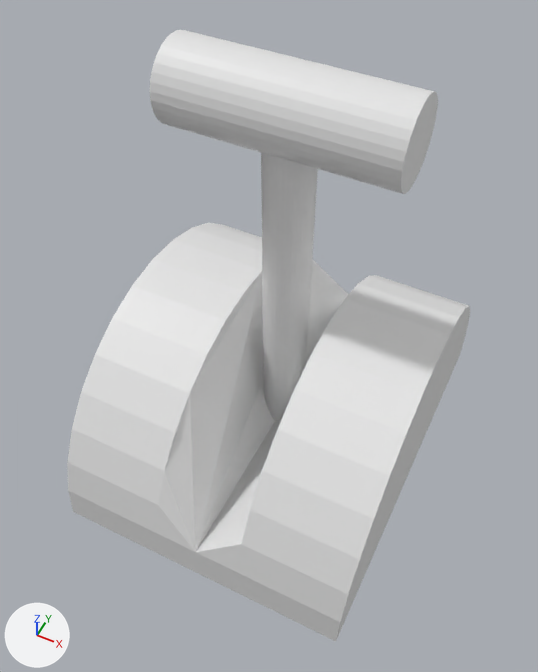
Two versions of the Blender file 3DLever.blend, one commit apart.
Rendered twice from a camera (50 mm lens) standing at (1.05, -2.29, 3.6) and looking at (0.0, -0.19, 0.98). Every picture has the same lights, and +X, +Y and +Z are marked at lower left.

In view in the first picture: 'LeverBase', 'LeverHandle', 'LeverNeck'.
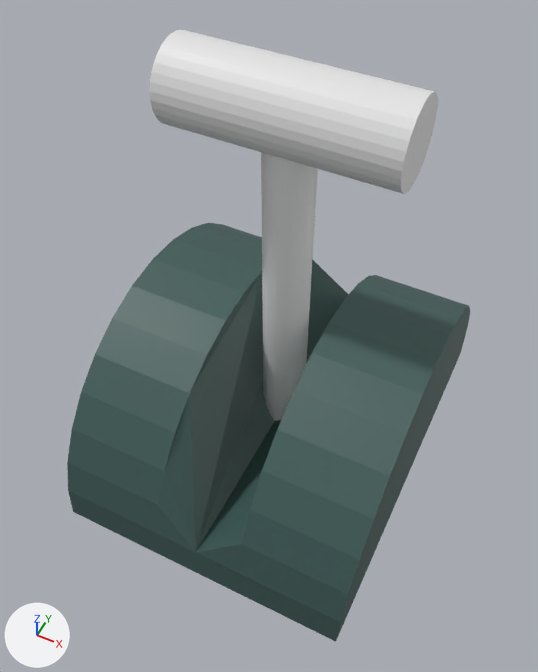
What changed in the scene script:
```text
Add mat_leverbaseshader:
    mat_leverbaseshader = principled_material('LeverBaseShader')
    mat_leverbaseshader.base_color = (0.0498, 0.108, 0.099)  # dark cyan #3f5c59
Change me_cylinder:
    where me_cylinder.from_pydata(...)  # 67 vertices, 40 faces; spans x -1.0..0.0, y -1.0..1.0, z -0.76..0.76
    add me_cylinder.materials.append(mat_leverbaseshader)  # dark cyan #3f5c59
```

Where the change shows, as pixel boxes (x1, y1, x2, y2) in the pictures (538 x 672 px):
'LeverBase', recoloured (white to cyan): (67, 223, 470, 641) in both
